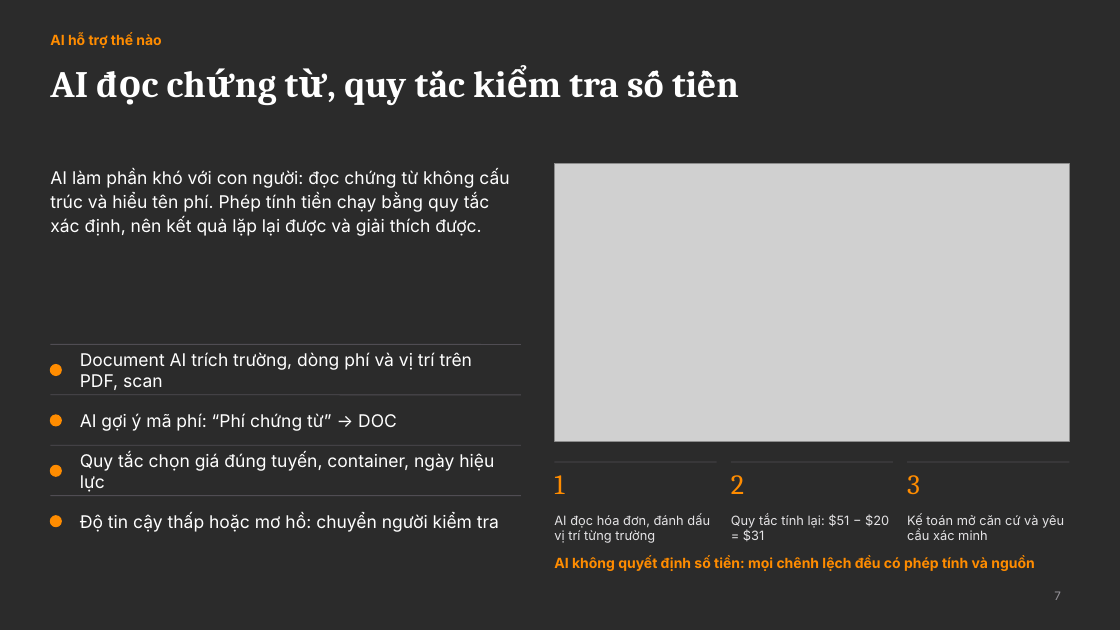
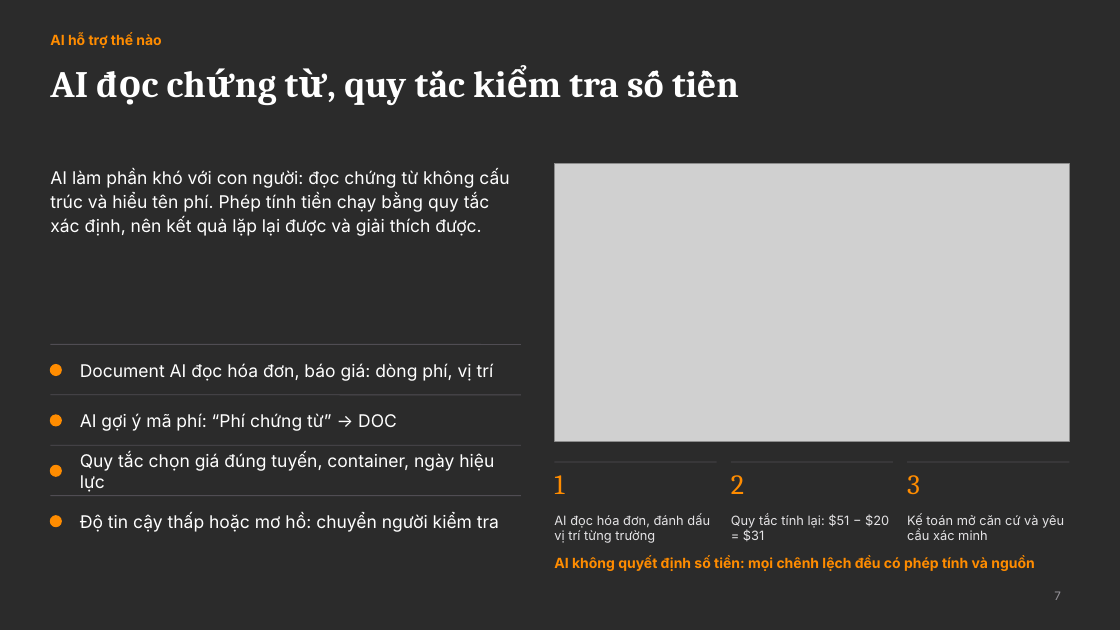
Before and after one commit to Odylytics/Movago_Odylytics, a slide deck: slide 7 of nghien_cuu_tung_slide/Movago_Pitch_Deck.pptx. Drawn at 1120x630 pixels with LibreOffice and Linux fonts; fonts in the diff are those of the drawing; grey boxes stand for pictures; background and template pictures are left out; a plain dark background stands for a picture behind light text. Boxes give left, top, right and bottom in pixels: in the first picture for what was removed or moved away, otherwise in the second. Text is boxed around its words. In the diff, an @@ line names an element or a change of style, - is before the commit and + after.

```diff
--- a/nghien_cuu_tung_slide/Movago_Pitch_Deck.pptx
+++ b/nghien_cuu_tung_slide/Movago_Pitch_Deck.pptx
@@ text at (80, 363, 494, 381): text changed @@
-Document AI trích trường, dòng phí và vị trí trên PDF, scan
+Document AI đọc hóa đơn, báo giá: dòng phí, vị trí
```
Also in this commit, not shown: 2 other slides changed, 3 other files.
